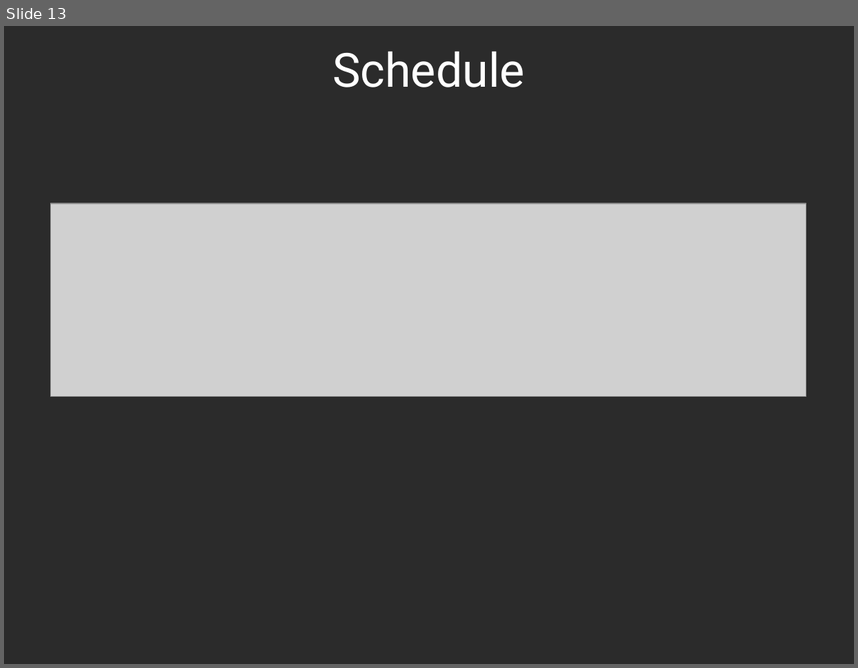
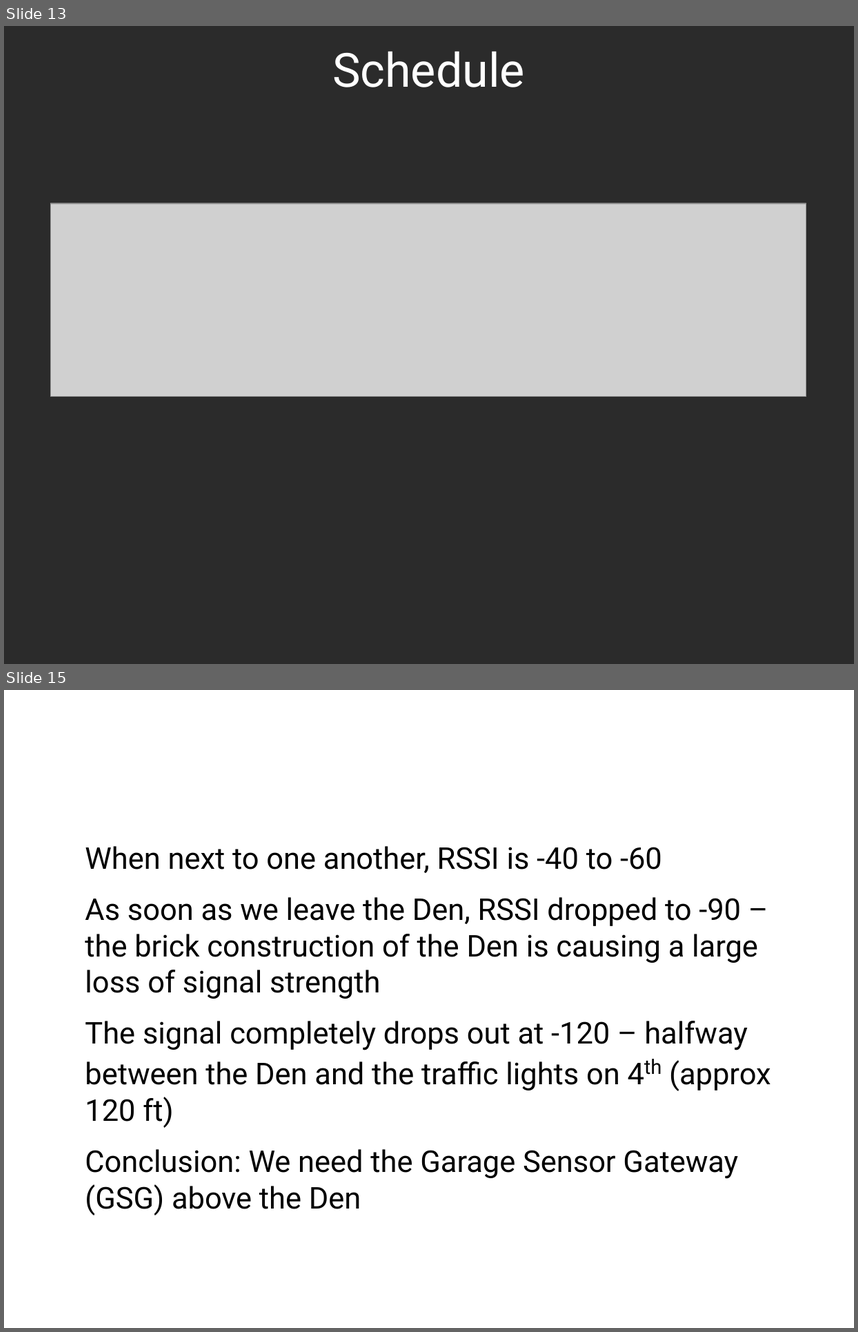
Before and after one commit to Jaxal83/parkingSensor, a slide deck: PDR.odp. Shown one above the other, each under a label of ours: slide 13 before the commit, slides 13 and 15 after it; the slides between them are not shown. The pictures are 858x668 and 858x1332 pixels, drawn with LibreOffice and Linux fonts; fonts in the diff are those of the drawing; grey boxes stand for pictures; background and template pictures are left out; a plain dark background stands for a picture behind light text. Boxes give left, top, right and bottom in pixels: in the first picture for what was removed or moved away, otherwise in the second. Text is boxed around its words. In the diff, an @@ line names an element or a change of style, - is before the commit and + after.

Commit message:
Add files via upload
Added LoRa testing slides

```diff
--- a/PDR.odp
+++ b/PDR.odp
@@ slide 15 added at bbox=[4, 690, 854, 1328], background picture (left out) @@
@@ title added at bbox=[46, 696, 812, 769], 44 pt, text #FFFFFF @@
+Current Status – LoRa Testing
@@ text added at bbox=[85, 846, 771, 1215], 28 pt, text #000000 @@
+• When next to one another, RSSI is -40 to -60
+• As soon as we leave the Den, RSSI dropped to -90 – the brick construction of the Den is causing a large loss of signal strength
+• The signal completely drops out at -120 – halfway between the Den and the traffic lights on 4th (approx 120 ft)
+• Conclusion: We need the Garage Sensor Gateway (GSG) above the Den
```
Also in this commit, not shown: 8 slides changed, 6 other slides added, 1 slide removed.
